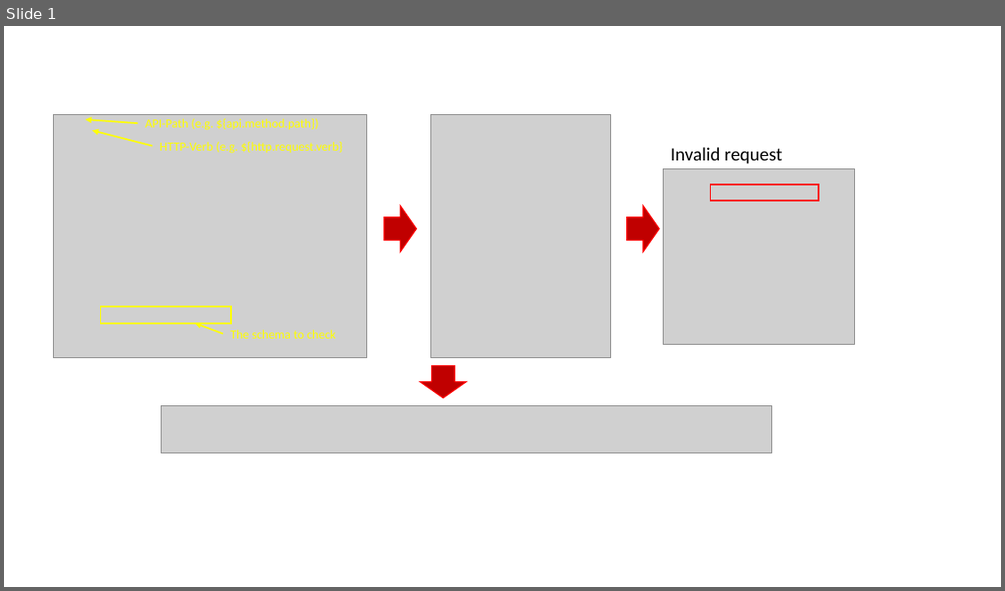
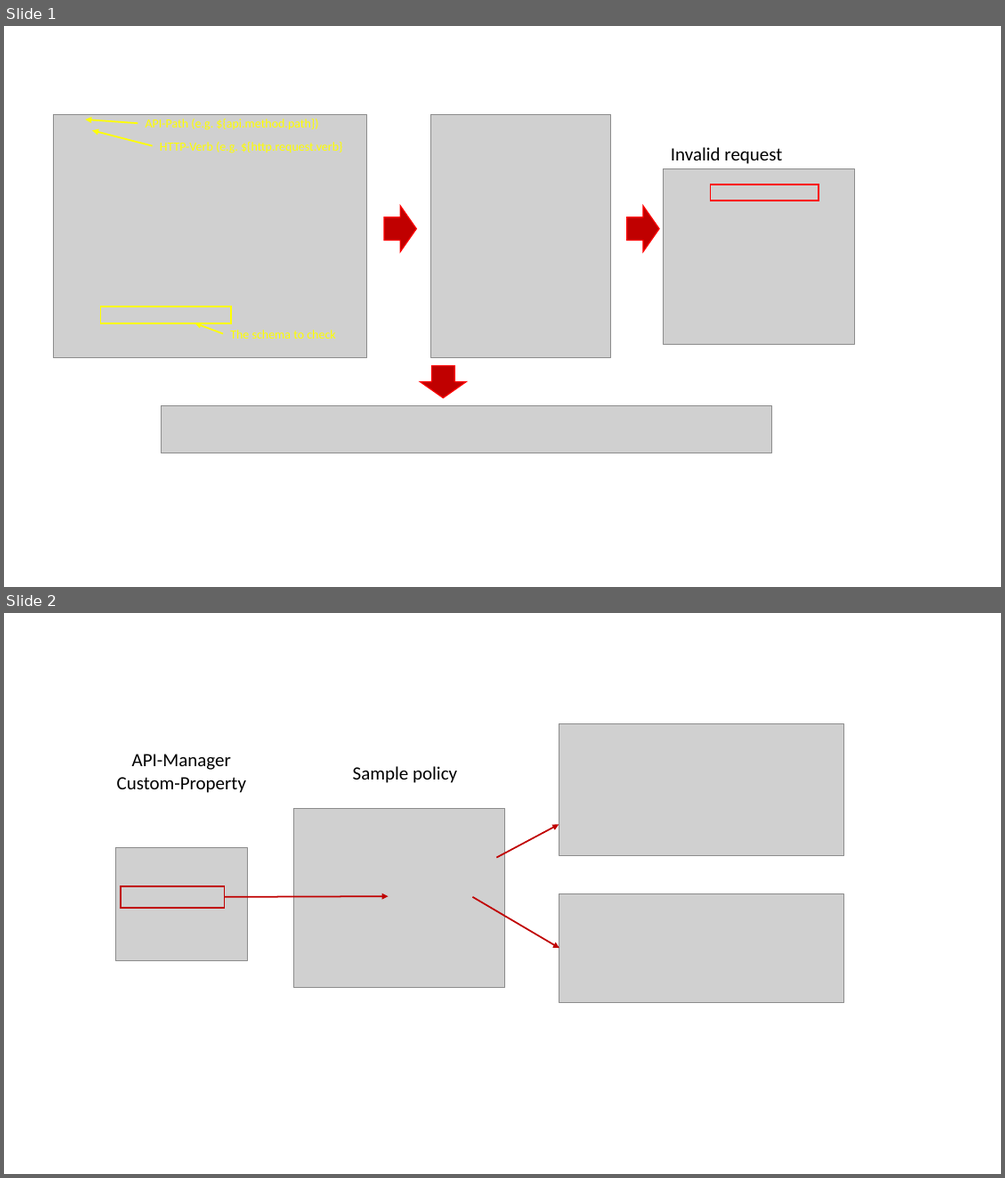
Before and after one commit to Axway-API-Management-Plus/openapi-validator, a slide deck: images/Images-Source.pptx. Shown one above the other, each under a label of ours: slide 1 before the commit, slides 1 and 2 after it. The pictures are 1005x591 and 1005x1178 pixels, drawn with LibreOffice and Linux fonts; fonts in the diff are those of the drawing; grey boxes stand for pictures. Boxes give left, top, right and bottom in pixels: in the first picture for what was removed or moved away, otherwise in the second. Text is boxed around its words. In the diff, an @@ line names an element or a change of style, - is before the commit and + after.

Commit message:
New image to describe policy approach

```diff
--- a/images/Images-Source.pptx
+++ b/images/Images-Source.pptx
@@ slide 2 added at [4, 613, 1001, 1174], background #FFFFFF @@
@@ picture added at [559, 723, 844, 855] @@
@@ text added at [117, 754, 246, 793], 18 pt, text #000000 @@
+API-Manager
+Custom-Property
@@ text added at [353, 766, 457, 783], 18 pt, text #000000 @@
+Sample policy
@@ picture added at [294, 808, 505, 988] @@
@@ arrow added from (497, 858) to (558, 825), #C00000 1.5 pt @@
@@ picture added at [115, 848, 247, 961] @@
@@ rectangle added at [121, 886, 225, 908], outline #C00000 1.5 pt @@
@@ arrow added from (225, 897) to (388, 896), #C00000 1.5 pt @@
@@ arrow added from (473, 897) to (559, 948), #C00000 1.5 pt @@
@@ picture added at [559, 893, 844, 1003] @@
```
Also in this commit, not shown: 1 other file.
